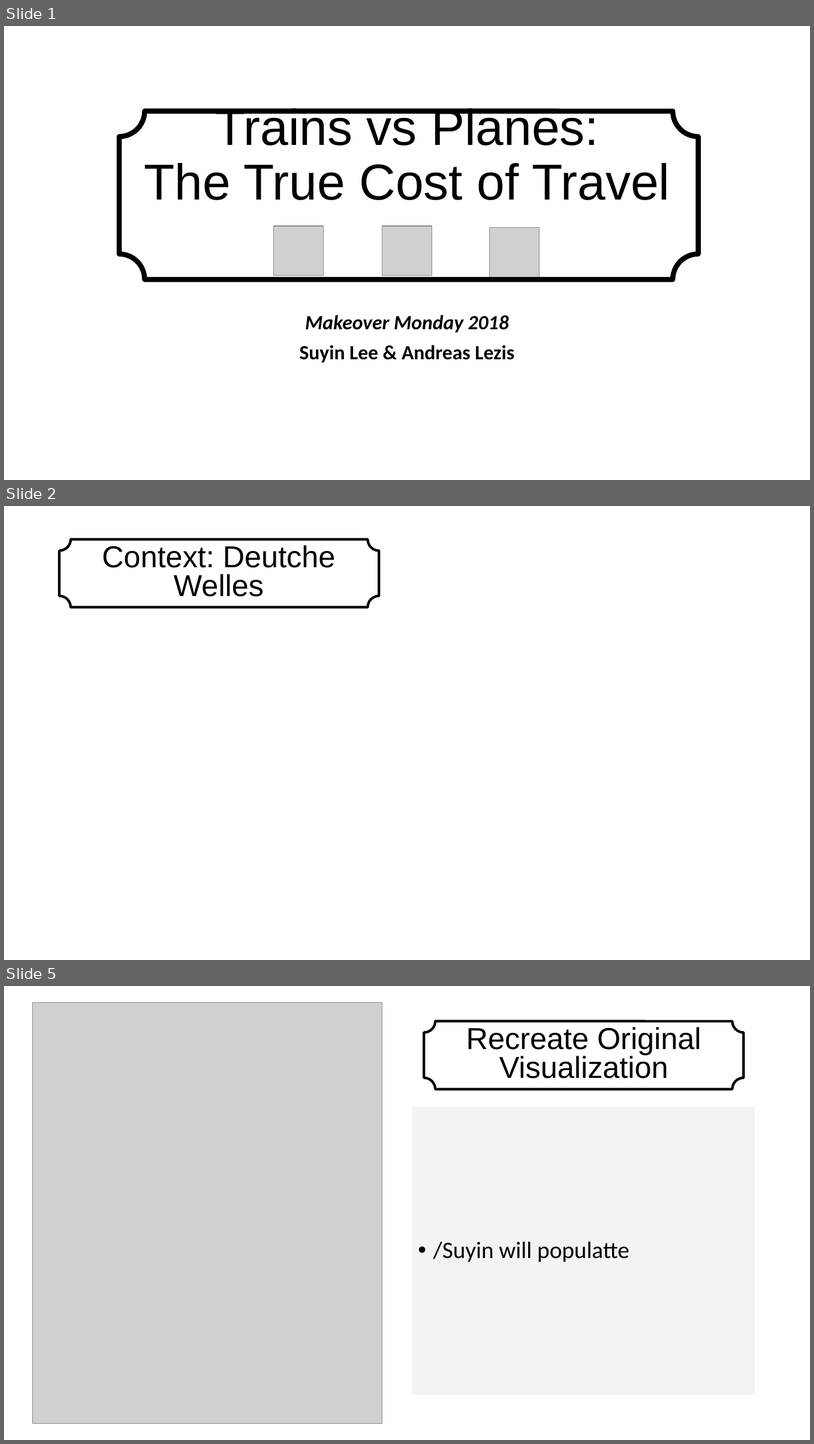
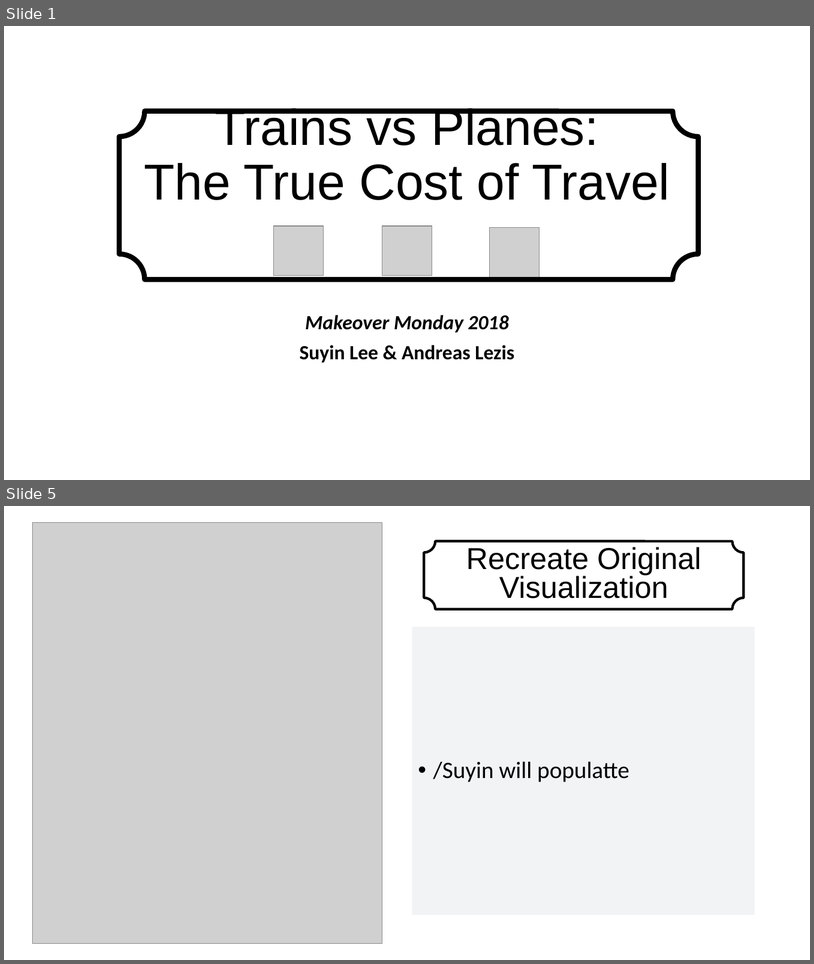
Before and after one commit to suyinlee23/MakeOverMonday_MAT_8790_LeazisLee, a slide deck: Trains vs Planes.pptx. Shown one above the other, each under a label of ours: slides 1, 2 and 5 before the commit, slides 1 and 5 after it; the slides between them are not shown. The pictures are 814x1444 and 814x964 pixels, drawn with LibreOffice and Linux fonts; fonts in the diff are those of the drawing; grey boxes stand for pictures; background and template pictures are left out. Boxes give left, top, right and bottom in pixels: in the first picture for what was removed or moved away, otherwise in the second. Text is boxed around its words. In the diff, an @@ line names an element or a change of style, - is before the commit and + after.

```diff
--- a/Trains vs Planes.pptx
+++ b/Trains vs Planes.pptx
@@ slide 2 removed at box(4, 506, 810, 960), background picture (left out) @@
@@ plaque removed at box(48, 529, 390, 618) @@
-Context: Deutche Welles
@@ plaque removed at box(60, 539, 380, 607) @@
```
Also in this commit, not shown: 7 slides changed, 3 slides added, 1 other file.
